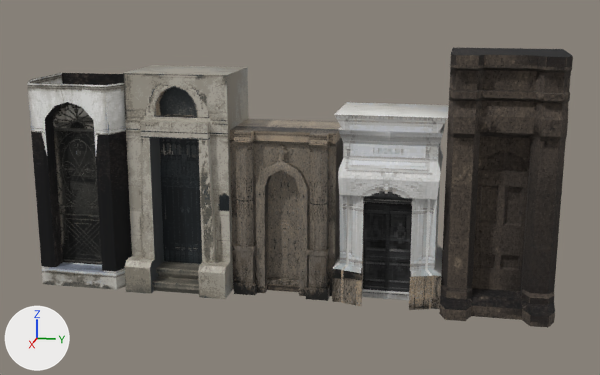
Two versions of the glTF model godot/meshes/tomb/bovedas.glb, one commit apart.
Rendered twice from a 50 mm camera at (16.13, -0.71, 5.81) aimed at (1.05, -3.73, 2.04). The axes (+X, +Y, +Z) are drawn at lower left. The lights are the same throughout. Objects named as collision shapes, trigger or cutter boxes, shadow casters or lower levels of detail are left out. Where no turn or scale is listed for an object, it has been applied to the vertices.

The older version as bpy lines, for what is in view:
```python
ob_bov1 = bpy.data.objects.new('bov1', me_plane)
ob_bov1.location = (0.0, 0.0, 0.0)
ob_bov2 = bpy.data.objects.new('bov2', me_cube)
ob_bov2.location = (0.0, -2.0, 0.0)
ob_bov3 = bpy.data.objects.new('bov3', me_cube_001)
ob_bov3.location = (0.0, -4.0, 0.0)
ob_bov4 = bpy.data.objects.new('bov4', me_cube_002)
ob_bov4.location = (0.0, -6.0, 0.0)
ob_bov5 = bpy.data.objects.new('bov5', me_cube_003)
ob_bov5.location = (0.0, -8.0, 0.0)
```
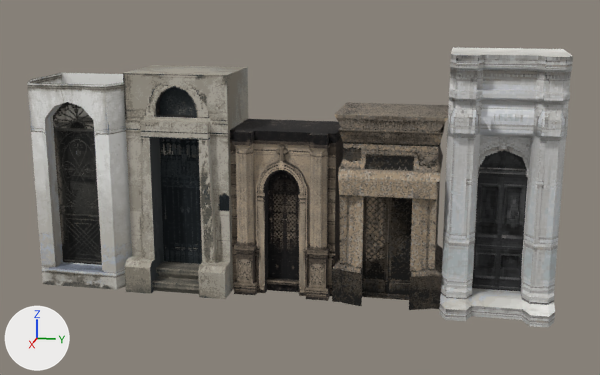
Where the change shows, as pixel boxes [x1, y1, x2, y2] in the pictures (600 x 375 px):
'bov1', surface changed
    both: [439, 47, 573, 328]
'bov4', surface changed
    both: [123, 72, 248, 290]
'bov2', surface changed
    both: [332, 102, 449, 310]
'bov5', surface changed (black to grey)
    both: [31, 73, 132, 275]
'bov3', surface changed
    both: [230, 119, 343, 301]

The change, as a list of edits to the scene's bpy script:
```text
Change mat_bov1:
    mat_bov1.texture: img_image_6 -> img_image_0
Change mat_bov5texa:
    mat_bov5texa.texture: img_image_7 -> img_image_1
Change mat_bov2:
    mat_bov2.texture: img_image_0 -> img_image_2
Change mat_bov2tex:
    mat_bov2tex.texture: img_image_1 -> img_image_3
    mat_bov2tex.roughness: 0.5 -> 1.0
Change mat_bov2texb:
    mat_bov2texb.texture: img_image_2 -> img_image_4
Change mat_bov3:
    mat_bov3.texture: img_image_3 -> img_image_5
    mat_bov3.roughness: 0.5 -> 1.0
Change mat_bov3texb:
    mat_bov3texb.texture: img_image_5 -> img_image_7
    mat_bov3texb.roughness: 0.443 -> 1.0
```
